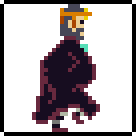
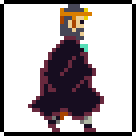
Layer changes from the first (136, 136) image to the second:
hid "5" over box(28, 52, 104, 132)
showed "1" over box(28, 52, 104, 132)
